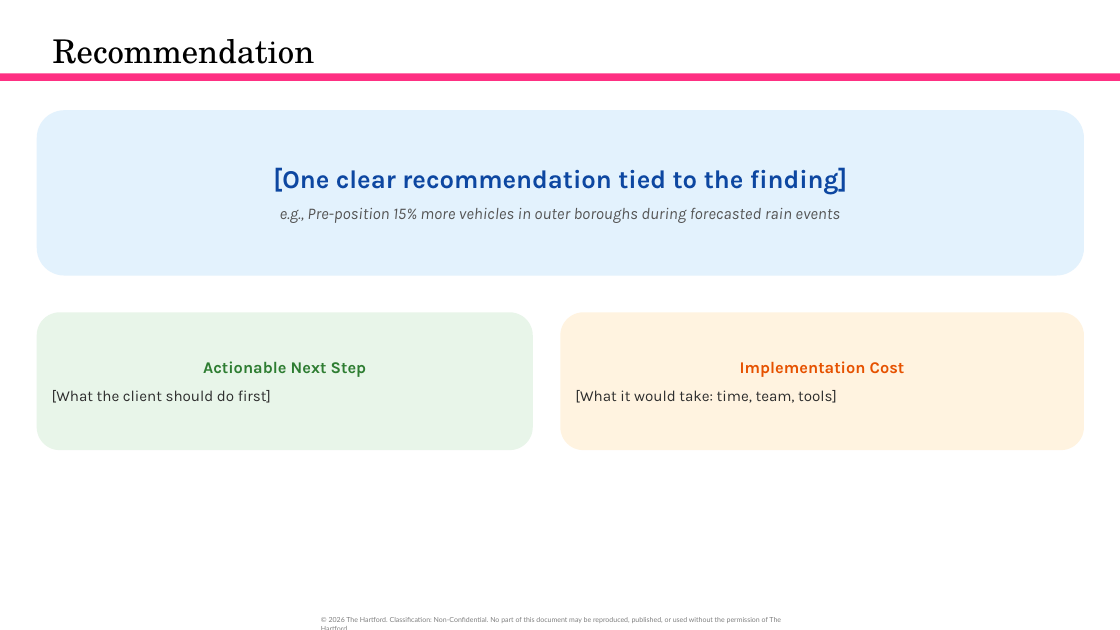
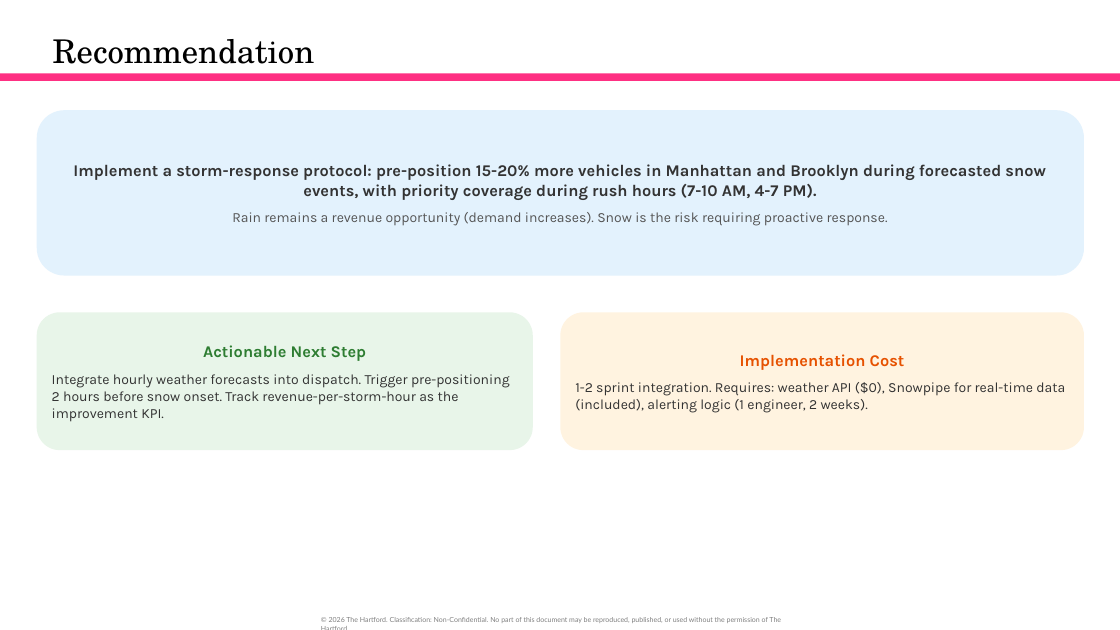
Before and after one commit to orlandojmarin/nyc-taxi-capstone, a slide deck: slide 28 of docs/Capstone_Presentation.pptx (slide 23 before the commit). Drawn at 1120x630 pixels with LibreOffice and Linux fonts; fonts in the diff are those of the drawing. Boxes give left, top, right and bottom in pixels: in the first picture for what was removed or moved away, otherwise in the second. Text is boxed around its words. In the diff, an @@ line names an element or a change of style, - is before the commit and + after.

Commit message:
Update presentation with extensions section and filled-in findings

```diff
--- a/docs/Capstone_Presentation.pptx
+++ b/docs/Capstone_Presentation.pptx
@@ text in rounded rectangle at <box>73,164,1045,226</box>: text changed; text colour #555555 to #333333; bold on; italic off @@
-[One clear recommendation tied to the finding]
-e.g., Pre-position 15% more vehicles in outer boroughs during forecasted rain events
+Implement a storm-response protocol: pre-position 15-20% more vehicles in Manhattan and Brooklyn during forecasted snow events, with priority coverage during rush hours (7-10 AM, 4-7 PM).
+Rain remains a revenue opportunity (demand increases). Snow is the risk requiring proactive response.
@@ text in rounded rectangle at <box>52,374,510,422</box>: text changed; size 13 to 12 pt; text colour #2D2D2D to #333333 @@
-[What the client should do first]
+Integrate hourly weather forecasts into dispatch. Trigger pre-positioning 2 hours before snow onset. Track revenue-per-storm-hour as the improvement KPI.
@@ text in rounded rectangle at <box>575,382,1065,413</box>: text changed; size 13 to 12 pt; text colour #2D2D2D to #333333 @@
-[What it would take: time, team, tools]
+1-2 sprint integration. Requires: weather API ($0), Snowpipe for real-time data (included), alerting logic (1 engineer, 2 weeks).
```
Also in this commit, not shown: 8 other slides changed, 7 slides added, 2 slides removed, 3 other files.
